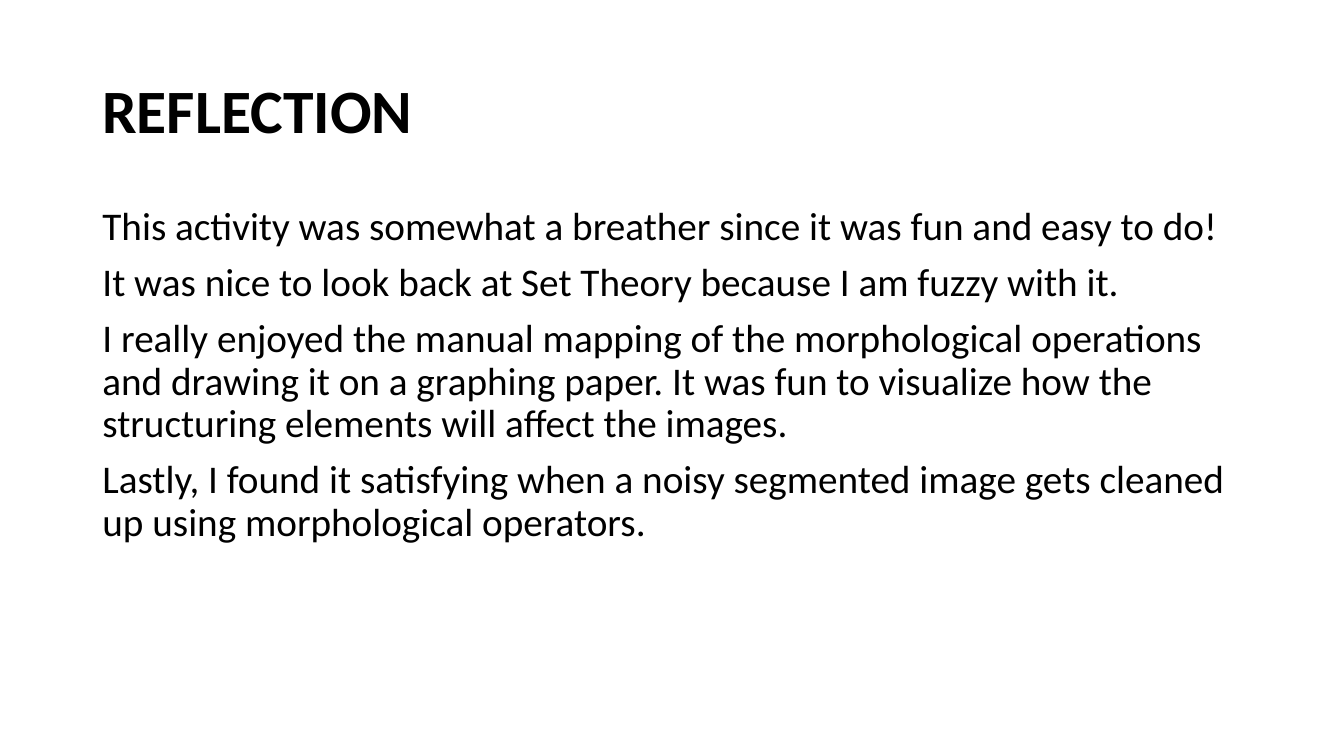
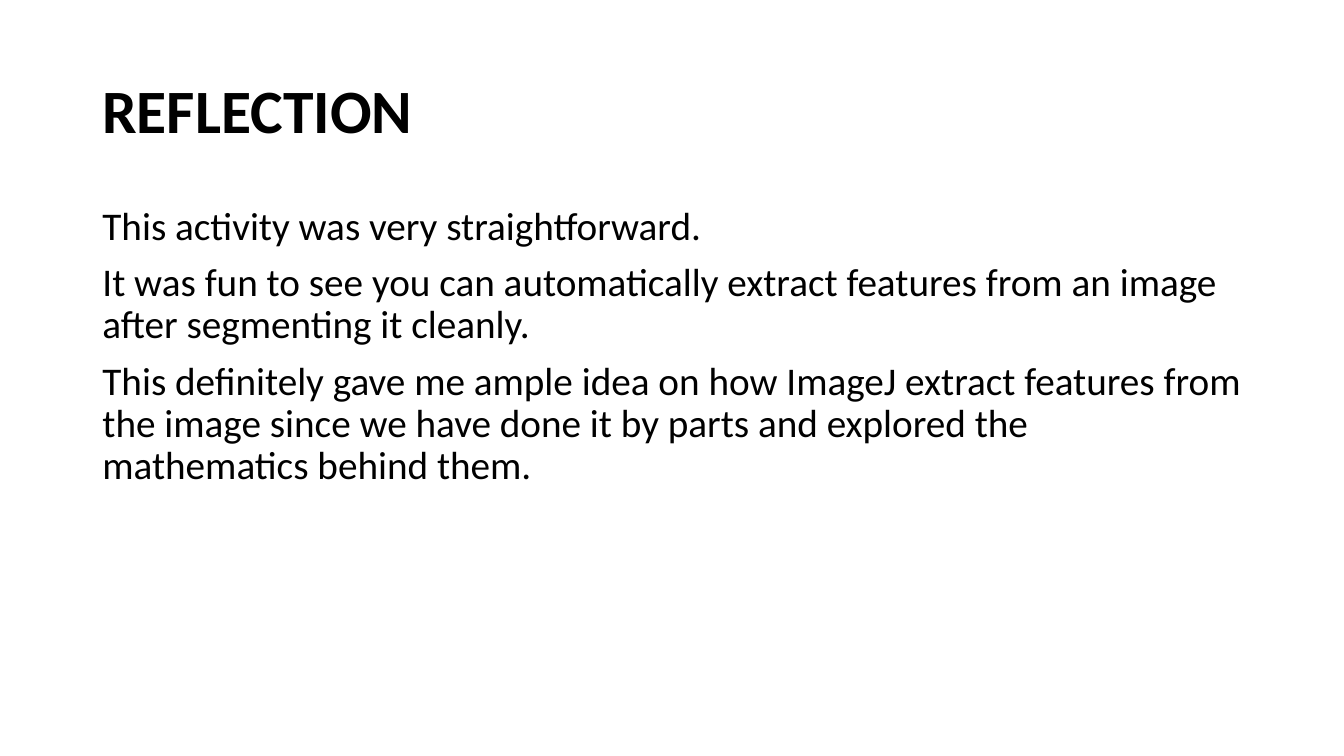
Before and after one commit to genvert/AP_157_FX-2_Vertudez, a slide deck: slide 6 of Activity 7/Vertudez_Activity_7_Report.pptx (slide 4 before the commit). Drawn at 1344x756 pixels with LibreOffice and Linux fonts; fonts in the diff are those of the drawing. Boxes give left, top, right and bottom in pixels: in the first picture for what was removed or moved away, otherwise in the second. Text is boxed around its words. In the diff, an @@ line names an element or a change of style, - is before the commit and + after.

```diff
--- a/Activity 7/Vertudez_Activity_7_Report.pptx
+++ b/Activity 7/Vertudez_Activity_7_Report.pptx
@@ text at [102,212,1241,480]: text changed @@
-This activity was somewhat a breather since it was fun and easy to do!
-It was nice to look back at Set Theory because I am fuzzy with it.
-I really enjoyed the manual mapping of the morphological operations and drawing it on a graphing paper. It was fun to visualize how the structuring elements will affect the images.
-Lastly, I found it satisfying when a noisy segmented image gets cleaned up using morphological operators.
+This activity was very straightforward.
+It was fun to see you can automatically extract features from an image after segmenting it cleanly.
+This definitely gave me ample idea on how ImageJ extract features from the image since we have done it by parts and explored the mathematics behind them.
```
Also in this commit, not shown: 4 other slides changed, 3 slides added, 1 slide removed, 7 other files.
